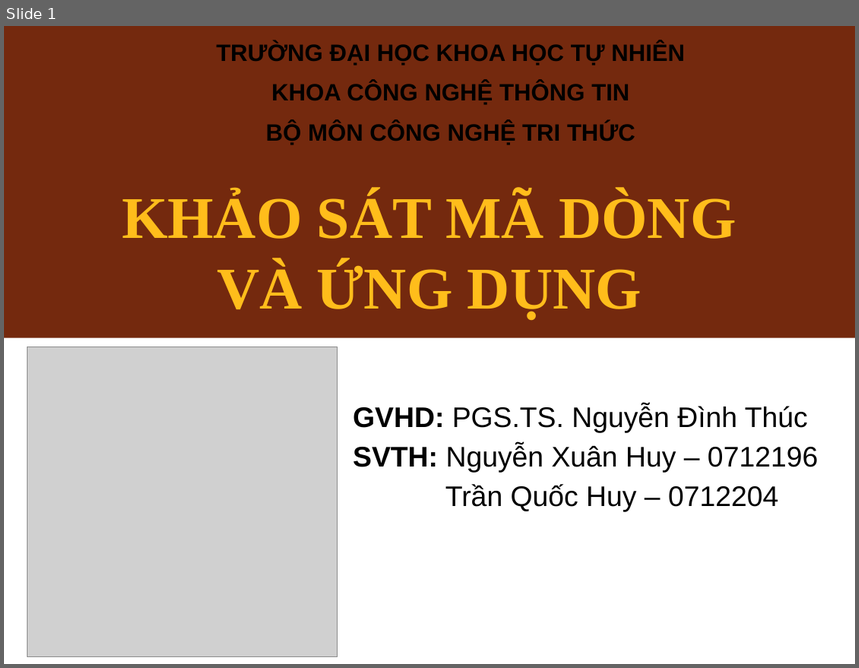
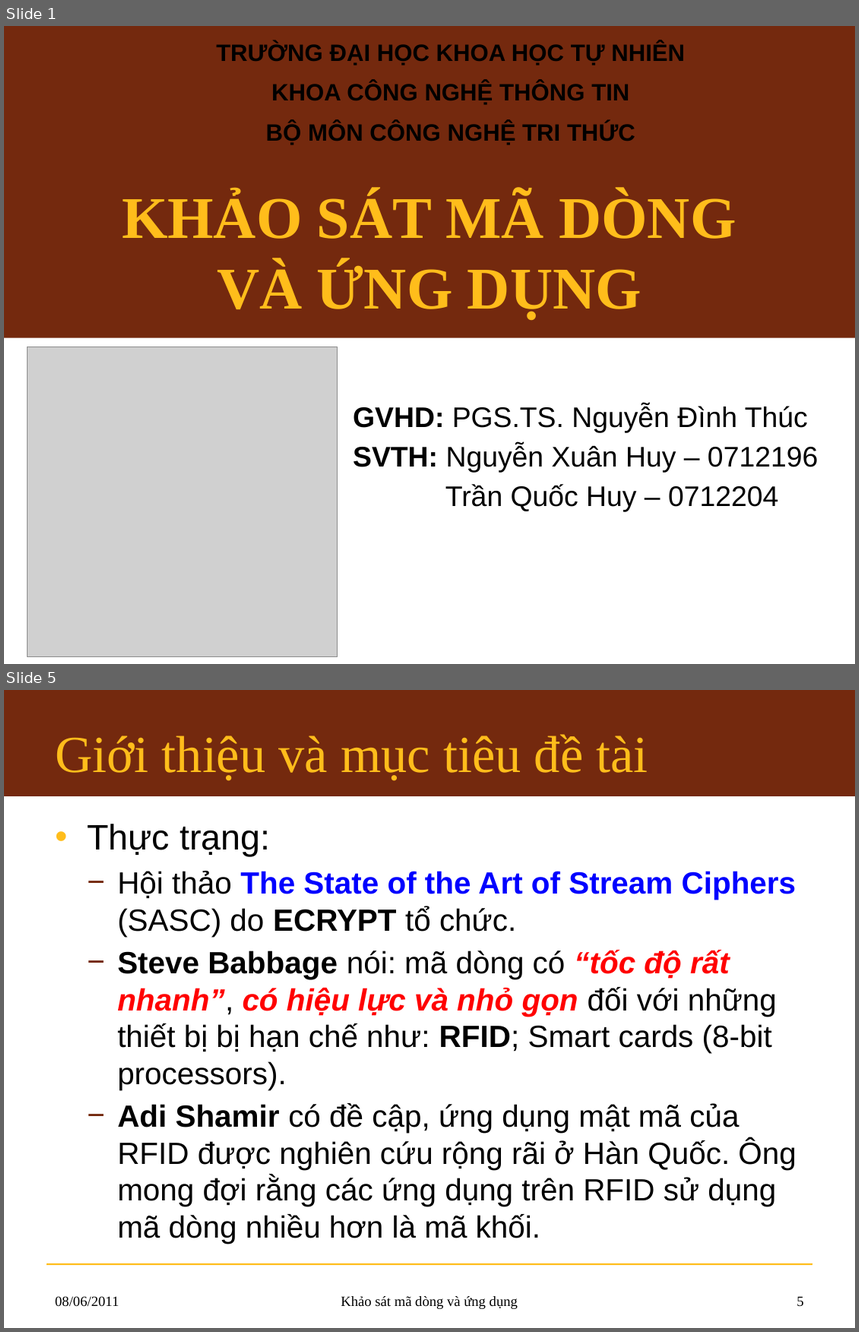
Before and after one commit to hemprasad/lvmm-sc, a slide deck: 7.Slide/KLTN_Slide.pptx. Shown one above the other, each under a label of ours: slide 1 before the commit, slides 1 and 5 after it; the slides between them are not shown. The pictures are 859x668 and 859x1332 pixels, drawn with LibreOffice and Linux fonts; fonts in the diff are those of the drawing; grey boxes stand for pictures; background and template pictures are left out. Boxes give left, top, right and bottom in pixels: in the first picture for what was removed or moved away, otherwise in the second. Text is boxed around its words. In the diff, an @@ line names an element or a change of style, - is before the commit and + after.

```diff
--- a/7.Slide/KLTN_Slide.pptx
+++ b/7.Slide/KLTN_Slide.pptx
@@ slide 5 added at <box>4,690,855,1328</box>, background #FFFFFF @@
@@ rectangle added at <box>4,690,855,796</box>, fill #74290E @@
@@ title added at <box>55,734,648,781</box>, 44 pt, text #FFBD1B @@
+Giới thiệu và mục tiêu đề tài
@@ text added at <box>87,824,797,1244</box>, 26 pt, text #000000 @@
+• Thực trạng:
+  − Hội thảo The State of the Art of Stream Ciphers (SASC) do ECRYPT tổ chức.
+  − Steve Babbage nói: mã dòng có “tốc độ rất nhanh”, có hiệu lực và nhỏ gọn đối với những thiết bị bị hạn chế như: RFID; Smart cards (8-bit processors).
+  − Adi Shamir có đề cập, ứng dụng mật mã của RFID được nghiên cứu rộng rãi ở Hàn Quốc. Ông mong đợi rằng các ứng dụng trên RFID sử dụng mã dòng nhiều hơn là mã khối.
@@ line added from (47, 1265) to (813, 1265), #FFBD1B 1.5 pt @@
@@ text added at <box>55,1296,119,1307</box>, 12 pt, text #000000 @@
+08/06/2011
@@ text added at <box>341,1296,518,1309</box>, 12 pt, text #000000 @@
+Khảo sát mã dòng và ứng dụng
@@ page number added at <box>797,1296,804,1307</box>, 12 pt, text #000000 @@
+5
```
Also in this commit, not shown: 2 slides changed, 3 other slides added.
